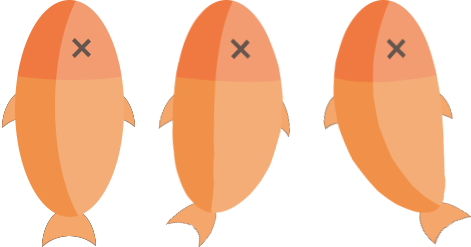
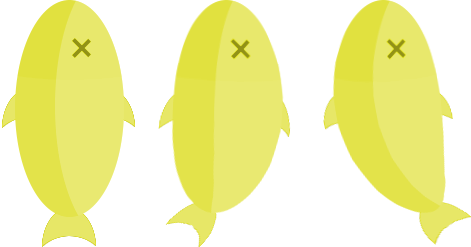
The second 471px x 247px image is a revision of the first. Changes to its layers:
pixels changed over [2, 0, 471, 247] (layer not identified)
